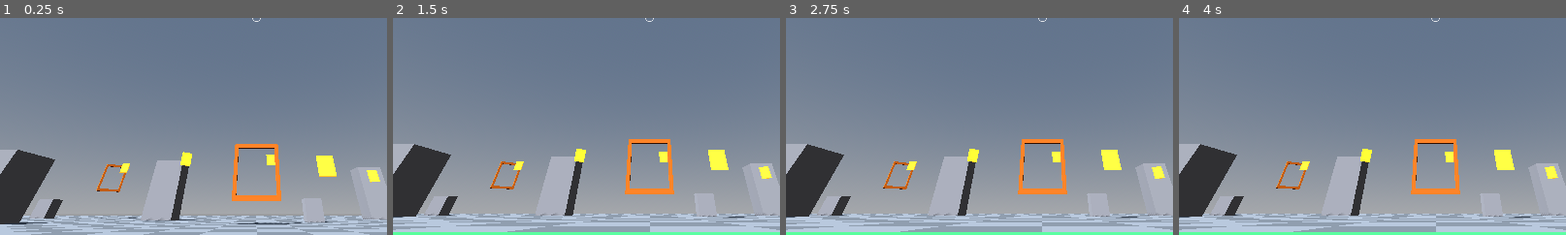
Above: before the commit, frames 1-4 (left to right).
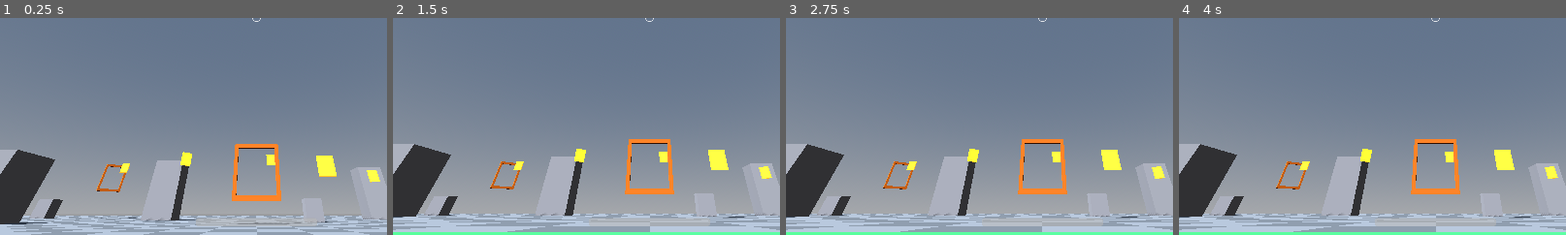
Above: after the commit, the same moments.

Repository: EhudVardi/QuadShot
Game: Godot game, scene res://scenes/main.tscn
Same seed, same stepped clock (60 frames per second), same inputs: the game is played once before the commit and once after it.
Inputs:
- Up to frame 1 (0.25 s): no input
- Up to frame 2 (1.5 s): click "Defaults" at 0.5 s; click "three_d" at 1.25 s
- Up to frame 3 (2.75 s): click "Defaults" at 2 s
- Up to frame 4 (4 s): click "three_d" at 2.75 s; click "Defaults" at 3.5 s
The pictures show only the part of the screen within x 17-67%, y 50-100%; the shares and areas given below are measured in that part.

The runs differ from the first frame. In frame 1, 0.1% of the frame differs, in the area x 50-82%, y 92-96%; in frame 2, less than 0.1%; in frame 3, less than 0.1%; in frame 4, less than 0.1%.

Commit message:
M2: player health, crash damage, death and respawn
Reusable Health component; the drone forwards take_hit() to it and
stays combat-thin. Crash damage: contact monitoring emits delta-v on
impact, main applies damage above a free threshold (gentle landings
cost nothing). Death: big explosion, drone hidden and frozen
(deferred - death arrives mid-physics), DESTROYED banner, respawn at
the pad after the config delay with health re-read so live tuning
applies next life. HUD gains health bar, red damage flash, death
banner.

Diff:
--- a/scenes/drone/drone.tscn
+++ b/scenes/drone/drone.tscn
@@ -8,6 +8,7 @@
 [ext_resource type="Resource" path="res://resources/default_combat_config.tres" id="6_ccfg"]
 [ext_resource type="Script" path="res://scripts/audio/motor_audio.gd" id="7_maud"]
 [ext_resource type="Script" path="res://scripts/audio/wind_audio.gd" id="8_waud"]
+[ext_resource type="Script" path="res://scripts/combat/health.gd" id="9_hp"]
 
 [sub_resource type="BoxShape3D" id="shape_frame"]
 size = Vector3(0.28, 0.08, 0.28)
@@ -28,6 +29,8 @@
 [node name="Drone" type="RigidBody3D" groups=["player"]]
 mass = 0.65
 can_sleep = false
+contact_monitor = true
+max_contacts_reported = 4
 linear_damp_mode = 1
 angular_damp_mode = 1
 script = ExtResource("1_fc")
@@ -46,6 +49,9 @@
 [node name="Weapon" type="Node3D" parent="FpvCamera"]
 script = ExtResource("5_wpn")
 combat_config = ExtResource("6_ccfg")
+
+[node name="Health" type="Node" parent="."]
+script = ExtResource("9_hp")
 
 [node name="MotorAudio" type="AudioStreamPlayer3D" parent="."]
 script = ExtResource("7_maud")
--- a/scenes/ui/hud.tscn
+++ b/scenes/ui/hud.tscn
@@ -5,6 +5,12 @@
 
 [node name="Hud" type="CanvasLayer"]
 script = ExtResource("1_hud")
+
+[node name="DamageFlash" type="ColorRect" parent="."]
+anchor_right = 1.0
+anchor_bottom = 1.0
+mouse_filter = 2
+color = Color(1, 0, 0, 0)
 
 [node name="Crosshair" type="Control" parent="."]
 anchor_right = 1.0
@@ -17,3 +23,31 @@
 offset_top = 16.0
 theme_override_font_sizes/font_size = 26
 text = "SCORE 0"
+
+[node name="HealthBar" type="ProgressBar" parent="."]
+anchor_left = 0.5
+anchor_top = 1.0
+anchor_right = 0.5
+anchor_bottom = 1.0
+offset_left = -150.0
+offset_top = -42.0
+offset_right = 150.0
+offset_bottom = -22.0
+mouse_filter = 2
+value = 100.0
+show_percentage = false
+
+[node name="DeathLabel" type="Label" parent="."]
+visible = false
+anchor_left = 0.5
+anchor_top = 0.5
+anchor_right = 0.5
+anchor_bottom = 0.5
+offset_left = -250.0
+offset_top = -60.0
+offset_right = 250.0
+offset_bottom = -10.0
+theme_override_colors/font_color = Color(1, 0.25, 0.15, 1)
+theme_override_font_sizes/font_size = 40
+text = "DESTROYED"
+horizontal_alignment = 1
--- /dev/null
+++ b/scripts/combat/health.gd
@@ -0,0 +1,33 @@
+class_name Health
+extends Node
+
+## Reusable hit-point component (roadmap M2). The owner forwards take_hit()
+## here; whoever orchestrates the entity (main for the player, turret.gd for
+## turrets) connects the signals.
+
+signal damaged(amount: float, remaining: float)
+signal died
+
+@export var max_health: float = 100.0
+
+var current: float
+var alive: bool = true
+
+
+func _ready() -> void:
+	current = max_health
+
+
+func take(amount: float) -> void:
+	if not alive:
+		return
+	current = maxf(current - amount, 0.0)
+	damaged.emit(amount, current)
+	if current <= 0.0:
+		alive = false
+		died.emit()
+
+
+func revive() -> void:
+	current = max_health
+	alive = true
--- a/scripts/drone/flight_controller.gd
+++ b/scripts/drone/flight_controller.gd
@@ -7,6 +7,9 @@
 ## _measured_rates(): x = roll (+right), y = pitch (+nose up), z = yaw (+right).
 
 enum FlightMode { ACRO, ANGLE }
+
+## Hard contact; main converts delta-v to crash damage (roadmap M2).
+signal crashed(impact_speed: float)
 
 @export var config: FlightConfig
 
@@ -29,6 +32,7 @@
 
 var _rate_controller: RateController = RateController.new()
 var _spawn_transform: Transform3D
+var _previous_velocity: Vector3 = Vector3.ZERO
 var _gravity: float = ProjectSettings.get_setting("physics/3d/default_gravity")
 
 
@@ -37,6 +41,7 @@
 		print("[config] loaded %s" % FlightConfig.SAVE_PATH)
 	mass = config.mass
 	_spawn_transform = global_transform
+	body_entered.connect(_on_body_entered)
 
 
 func _process(_delta: float) -> void:
@@ -59,6 +64,7 @@
 	_motors.step(delta, config)
 	_motors.apply_thrust(self, config, _gravity)
 	_apply_aerodynamics()
+	_previous_velocity = linear_velocity
 
 
 func arm() -> bool:
@@ -121,6 +127,18 @@
 	return _motors.output(index)
 
 
+## Projectile hits land here; the Health component and its wiring (main.gd)
+## decide the consequences — the flight controller stays combat-thin.
+func take_hit(damage: float) -> void:
+	($Health as Health).take(damage)
+
+
+func _on_body_entered(_body: Node) -> void:
+	# Delta-v across the collision approximates impact severity; gentle
+	# landings fall under main's damage threshold.
+	crashed.emit((_previous_velocity - linear_velocity).length())
+
+
 func _run_rate_control(delta: float) -> void:
 	telemetry_target_rates = _target_rates()
 	telemetry_measured_rates = _measured_rates()
--- a/scripts/main.gd
+++ b/scripts/main.gd
@@ -1,11 +1,14 @@
 extends Node3D
 
 ## Scene orchestration: camera switching (camera_toggle / X: FPV ↔ chase),
-## combat config startup load, and score keeping. Combat entities report in
+## combat config startup load, score keeping, and the player's
+## damage → death → respawn loop (roadmap M2). Combat entities report in
 ## through their "destroyed" signals.
 
 @export var combat_config: CombatConfig
 
+@onready var _drone: FlightController = $Drone
+@onready var _drone_health: Health = $Drone/Health
 @onready var _fpv_camera: Camera3D = $Drone/FpvCamera
 @onready var _chase_camera: Camera3D = $ChaseCamera
 @onready var _hud: GameHud = $Hud
@@ -16,8 +19,15 @@
 func _ready() -> void:
 	if combat_config.load_from_user():
 		print("[config] loaded %s" % combat_config.save_path())
-	for target: Node in get_tree().get_nodes_in_group(&"targets"):
-		target.connect(&"destroyed", _on_scorer_destroyed)
+	for scorer: Node in get_tree().get_nodes_in_group(&"targets") \
+			+ get_tree().get_nodes_in_group(&"turrets"):
+		scorer.connect(&"destroyed", _on_scorer_destroyed)
+	_drone_health.max_health = combat_config.player_max_health
+	_drone_health.revive()
+	_drone_health.damaged.connect(_on_player_damaged)
+	_drone_health.died.connect(_on_player_died)
+	_drone.crashed.connect(_on_player_crashed)
+	_hud.set_health(_drone_health.current, _drone_health.max_health)
 
 
 func _process(_delta: float) -> void:
@@ -31,3 +41,36 @@
 func _on_scorer_destroyed(points: float) -> void:
 	score += int(points)
 	_hud.set_score(score)
+
+
+func _on_player_crashed(impact_speed: float) -> void:
+	var excess: float = impact_speed - combat_config.crash_damage_speed
+	if excess > 0.0:
+		_drone_health.take(excess * combat_config.crash_damage_scale)
+
+
+func _on_player_damaged(_amount: float, remaining: float) -> void:
+	_hud.set_health(remaining, _drone_health.max_health)
+	_hud.flash_damage()
+
+
+func _on_player_died() -> void:
+	Effects.explosion(get_tree().root, _drone.global_position, 1.6)
+	_drone.disarm()
+	_drone.visible = false
+	# Death arrives mid-physics (projectile hit or crash contact) — body
+	# state changes must defer.
+	_drone.set_deferred(&"freeze", true)
+	_hud.show_death(true)
+	get_tree().create_timer(combat_config.respawn_delay).timeout.connect(_respawn_player)
+
+
+func _respawn_player() -> void:
+	_drone.freeze = false
+	_drone.reset_to_spawn()
+	# Re-read max health so live tuning applies from the next life on.
+	_drone_health.max_health = combat_config.player_max_health
+	_drone_health.revive()
+	_drone.visible = true
+	_hud.show_death(false)
+	_hud.set_health(_drone_health.current, _drone_health.max_health)
--- a/scripts/ui/hud.gd
+++ b/scripts/ui/hud.gd
@@ -6,7 +6,24 @@
 ## mouse so the tuning overlay stays fully clickable.
 
 @onready var _score_label: Label = $ScoreLabel
+@onready var _health_bar: ProgressBar = $HealthBar
+@onready var _damage_flash: ColorRect = $DamageFlash
+@onready var _death_label: Label = $DeathLabel
 
 
 func set_score(total: int) -> void:
 	_score_label.text = "SCORE %d" % total
+
+
+func set_health(current: float, maximum: float) -> void:
+	_health_bar.max_value = maximum
+	_health_bar.value = current
+
+
+func flash_damage() -> void:
+	_damage_flash.color = Color(1, 0, 0, 0.3)
+	create_tween().tween_property(_damage_flash, "color:a", 0.0, 0.4)
+
+
+func show_death(dead: bool) -> void:
+	_death_label.visible = dead
Not shown: 1 places in scenes/drone/drone.tscn that only renumber resources
Not shown, added: scripts/combat/health.gd.uid
